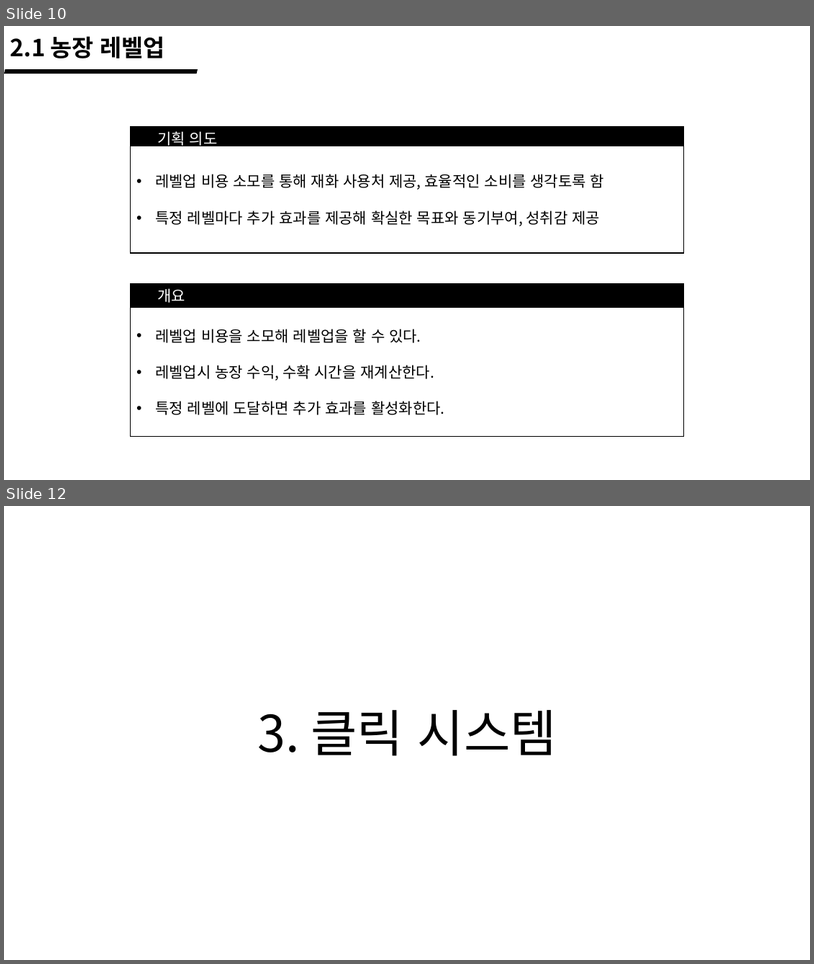
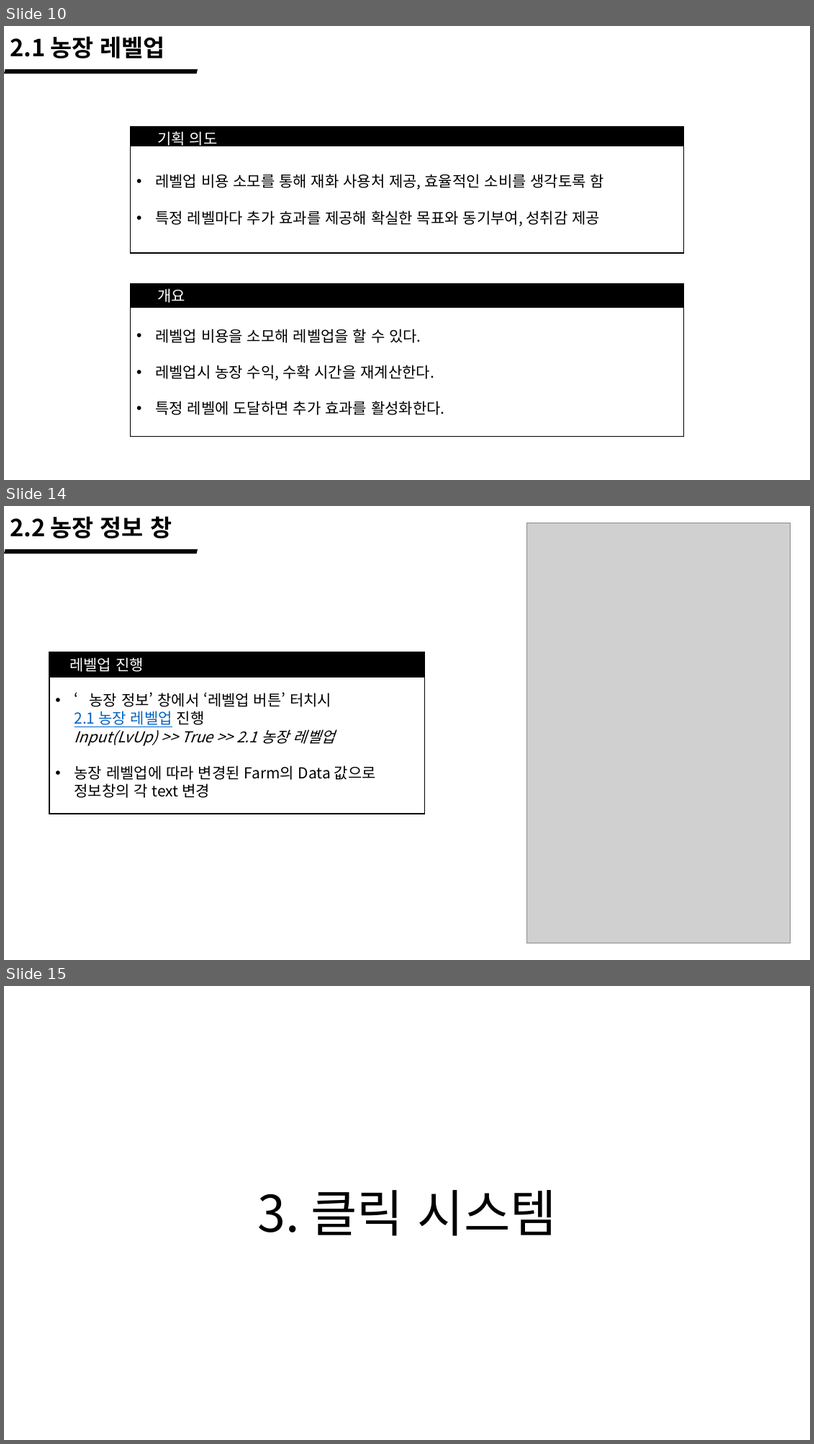
Before and after one commit to wlrud753/CarryCarrot, a slide deck: 기획서/당근키우기 시스템.pptx. Shown one above the other, each under a label of ours: slides 10 and 12 before the commit, slides 10, 14 and 15 after it; the slides between them are not shown. The pictures are 814x964 and 814x1444 pixels, drawn with LibreOffice and Linux fonts; fonts in the diff are those of the drawing; grey boxes stand for pictures. Boxes give left, top, right and bottom in pixels: in the first picture for what was removed or moved away, otherwise in the second. Text is boxed around its words. In the diff, an @@ line names an element or a change of style, - is before the commit and + after.

```diff
--- a/기획서/당근키우기 시스템.pptx
+++ b/기획서/당근키우기 시스템.pptx
@@ slide 14 added at box(4, 506, 810, 960), background #FFFFFF @@
@@ text added at box(10, 516, 172, 538), 28 pt, text #000000, bold @@
+2.2 농장 정보 창
@@ picture added at box(527, 523, 790, 943) @@
@@ parallelogram added at box(4, 549, 198, 554), fill #000000 @@
@@ rectangle added at box(49, 652, 425, 814), fill #000000, outline #000000 1 pt @@
@@ rectangle added at box(49, 677, 425, 814), fill #FFFFFF, outline #000000 1 pt, 18 pt, text #000000 @@
+• ‘농장 정보’ 창에서 ‘레벨업 버튼’ 터치시
+  2.1 농장 레벨업 진행
+  Input(LvUp) >> True >> 2.1 농장 레벨업
+• 농장 레벨업에 따라 변경된 Farm의 Data 값으로
+  정보창의 각 text 변경
@@ text added at box(70, 657, 144, 672), 18 pt, text #FFFFFF @@
+레벨업 진행
@@ what was slide 12 is now slide 15 @@
```
Also in this commit, not shown: 3 slides changed, 2 other slides added, 15 other files.
